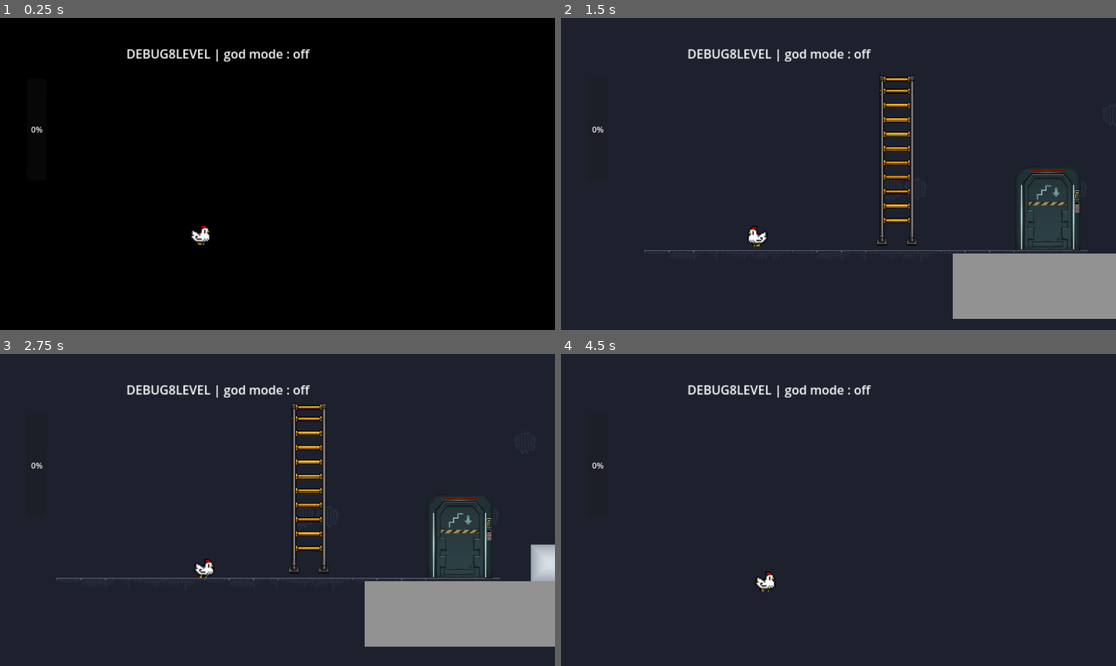
Above: before the commit, frames 1-4 (two rows, left to right).
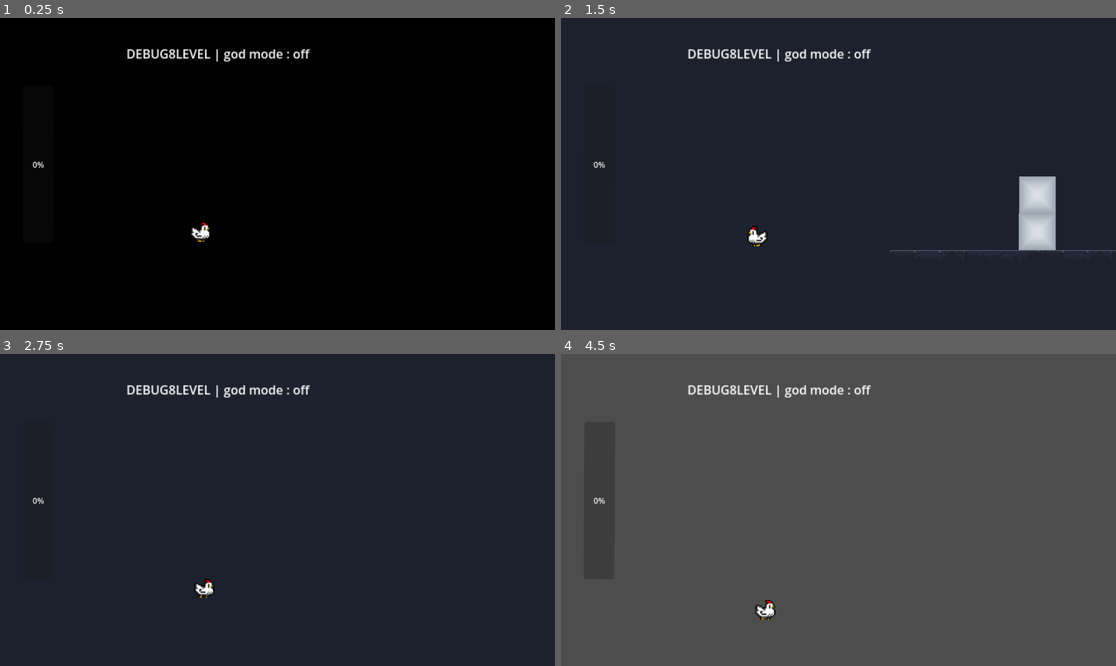
Above: after the commit, the same moments.

Repository: mgi-dev/size-them-up
Game: Godot game, scene res://scenes/levels/debug.tscn
Same seed, same stepped clock (60 frames per second), same inputs: the game is played once before the commit and once after it.
Inputs (mouse positions are in pixels of both pictures, inside the frame that each line leads up to):
- Up to frame 1 (0.25 s): no input
- Up to frame 2 (1.5 s): move the mouse to (960, 158) at 0.52 s; hold Right mouse button (size_down) 0.53-1.28 s; hold A (player_move_right) from 0.53 s (still down); tap Space (player_jump) at 0.77 s; click (960, 158) at 0.8 s; move the mouse to (727, 189) at 1.27 s; click (727, 189) at 1.35 s
- Up to frame 3 (2.75 s): tap Space (player_jump) at 1.52 s; right-click (166, 525) at 1.55 s; move the mouse to (333, 441) at 2.02 s; release A (player_move_right) at 2.03 s; hold D (player_move_left) from 2.03 s (still down); hold Tab (change_resize_mode) from 2.03 s (still down); click (333, 441) at 2.3 s
- Up to frame 4 (4.5 s): move the mouse to (810, 572) at 2.77 s; release D (player_move_left) at 2.78 s; release Tab (change_resize_mode) at 2.78 s; hold A (player_move_right) 2.78-4.28 s; tap E (interact) at 2.85 s; tap Space (player_jump) at 3.02, 3.77 s; right-click (810, 572) at 3.05 s; move the mouse to (1005, 556) at 3.52 s; hold W (player_climb) 3.53-4.28 s; click (1005, 556) at 3.8 s; move the mouse to (672, 463) at 4.27 s; hold D (player_move_left) from 4.28 s (still down); right-click (672, 463) at 4.35 s

The runs differ from the first frame. In frame 1, 0.2% of the frame differs, in the area x 5-38%, y 34-73%; in frame 2, 9.9%; in frame 3, 11%; in frame 4, 100%, in the area x 0-100%, y 0-100%.

Commit message:
Add the marvelous quadri detector

Diff:
--- a/scenes/levels/debug.tscn
+++ b/scenes/levels/debug.tscn
@@ -4,36 +4,34 @@
 [ext_resource type="PackedScene" uid="uid://c513vd3w5aj6j" path="res://scenes/resizable/rect_resizable.tscn" id="2_p0r41"]
 [ext_resource type="PackedScene" uid="uid://nyjv81jh5kks" path="res://scenes/landscape/Ladder.tscn" id="3_ulekh"]
 [ext_resource type="PackedScene" uid="uid://dolyu31t53k65" path="res://scenes/landscape/GreyBloc.tscn" id="4_xs65t"]
-[ext_resource type="PackedScene" uid="uid://bvdw55jt5odq4" path="res://scenes/resizable/flying_rect.tscn" id="5_04m7m"]
 [ext_resource type="PackedScene" uid="uid://dcob4prj3ngv" path="res://scenes/landscape/door.tscn" id="7_gd5e8"]
 
 [node name="DEBUG8LEVEL" unique_id=1818539085 instance=ExtResource("1_nwlxf")]
 
 [node name="Player" parent="." index="1" unique_id=217472232]
-position = Vector2(256, 528)
+position = Vector2(-63, 607)
 
 [node name="TileMap" parent="." index="2" unique_id=1431608523]
 layer_0/tile_data = PackedInt32Array(2686965, 0, 1, 2686966, 65536, 1, 2686967, 131072, 1, 2686968, 196608, 1, 2686969, …(931 unchanged characters)…
 
-[node name="ResizableV2" parent="." index="4" unique_id=2113696681 instance=ExtResource("2_p0r41")]
-position = Vector2(831.99994, 360)
-scale = Vector2(2.3013175, 8.583436)
+[node name="ResizableV5" parent="." index="4" unique_id=1073293426 instance=ExtResource("2_p0r41")]
+position = Vector2(644, 616)
 
-[node name="ResizableV4" parent="." index="5" unique_id=2125065801 instance=ExtResource("2_p0r41")]
-position = Vector2(464, 539)
-
-[node name="ResizableV5" parent="." index="6" unique_id=1073293426 instance=ExtResource("2_p0r41")]
-position = Vector2(544, 560)
-
-[node name="Ladder" parent="." index="7" unique_id=1163521122 instance=ExtResource("3_ulekh")]
+[node name="Ladder" parent="." index="5" unique_id=1163521122 instance=ExtResource("3_ulekh")]
 position = Vector2(152, 528)
 
-[node name="GreyBloc2" parent="." index="8" unique_id=555845978 instance=ExtResource("4_xs65t")]
+[node name="GreyBloc2" parent="." index="6" unique_id=555845978 instance=ExtResource("4_xs65t")]
 position = Vector2(801, 687)
 scale = Vector2(3.0043395, 0.2203301)
 
-[node name="FlyingRect" parent="." index="9" unique_id=116391965 instance=ExtResource("5_04m7m")]
-position = Vector2(624, 440)
+[node name="Door2" parent="." index="8" unique_id=1108318652 instance=ExtResource("7_gd5e8")]
+position = Vector2(347, 586)
 
-[node name="Door2" parent="." index="11" unique_id=1108318652 instance=ExtResource("7_gd5e8")]
-position = Vector2(347, 586)
+[node name="GreyBloc" parent="." index="9" unique_id=679450733 instance=ExtResource("4_xs65t")]
+position = Vector2(712, 386)
+
+[node name="ResizableV2" parent="." index="10" unique_id=2113696681 instance=ExtResource("2_p0r41")]
+position = Vector2(15, 607)
+
+[node name="ResizableV3" parent="." index="11" unique_id=734807270 instance=ExtResource("2_p0r41")]
+position = Vector2(15, 536)
--- /dev/null
+++ b/scenes/resizable/quadri_detector_2000.gd
@@ -0,0 +1,57 @@
+extends Node2D
+
+class_name QuadriDetector
+
+@onready var top_detector = $TopShapeCast2D
+@onready var bottom_detector = $BottomShapeCast2D
+@onready var right_detector = $RightShapeCast2D
+@onready var left_detector = $LeftShapeCast2D
+
+@onready var all_detector = [top_detector, bottom_detector, right_detector, left_detector]
+
+@onready var ignore_list = []
+
+# Called when the node enters the scene tree for the first time.
+func _ready():
+	pass # Replace with function body.
+
+
+# Called every frame. 'delta' is the elapsed time since the previous frame.
+func _process(delta):
+	pass
+
+
+func ignore(to_ignore):
+	ignore_list.append(to_ignore)
+
+
+
+func is_shape_blocked() -> bool:
+	print("top : ", is_something_colliding(top_detector))
+	print("bottom : ", is_something_colliding(bottom_detector))
+	print("left : ", is_something_colliding(left_detector))
+	print("right : ", is_something_colliding(right_detector))
+	if is_something_colliding(top_detector) and is_something_colliding(bottom_detector):
+		return true
+	if is_something_colliding(left_detector) and is_something_colliding(right_detector):
+		return true
+	return false
+
+
+func is_something_colliding(detector: ShapeCast2D):
+	for i in range(detector.get_collision_count()):
+		var collider = detector.get_collider(i)
+		if collider not in ignore_list:
+			print(collider, ignore, collider not in ignore_list)
+
+			return true
+	return false
+
+
+func is_player_colliding():
+	for detector in all_detector:
+		for i in range(detector.get_collision_count()):
+			var collider = detector.get_collider(i)
+			if collider is Player:
+				return true
+	return false
--- a/scenes/resizable/rect_resizable.tscn
+++ b/scenes/resizable/rect_resizable.tscn
@@ -2,6 +2,7 @@
 
 [ext_resource type="Script" uid="uid://dm3of42vqtu4u" path="res://scenes/resizable/resizable_v_2.gd" id="1_27yq0"]
 [ext_resource type="Texture2D" uid="uid://b30i0atbl10hn" path="res://assets/images/rect_white_48.png" id="2_1sivu"]
+[ext_resource type="Script" uid="uid://b3wpdew1o2r4p" path="res://scenes/resizable/quadri_detector_2000.gd" id="2_n17qm"]
 [ext_resource type="Shader" uid="uid://bbvqq5xavboub" path="res://scenes/resizable/rect_resizable.gdshader" id="2_qowmo"]
 
 [sub_resource type="RectangleShape2D" id="RectangleShape2D_27yq0"]
@@ -9,28 +10,53 @@
 
 [sub_resource type="RectangleShape2D" id="RectangleShape2D_08c7m"]
 
+[sub_resource type="RectangleShape2D" id="RectangleShape2D_ova4c"]
+
+[sub_resource type="RectangleShape2D" id="RectangleShape2D_kaa7u"]
+
+[sub_resource type="RectangleShape2D" id="RectangleShape2D_w2r6q"]
+
 [sub_resource type="ShaderMaterial" id="ShaderMaterial_qowmo"]
 shader = ExtResource("2_qowmo")
 shader_parameter/mode = 2
 shader_parameter/edge_color = Color(0.37254903, 0.41960785, 0.47843137, 1)
 shader_parameter/center_color = Color(0.8509804, 0.8784314, 0.9019608, 1)
 
-[node name="ResizableV2" type="RigidBody2D" unique_id=2113696681 node_paths=PackedStringArray("sprite", "hitbox", "player_detector")]
+[node name="ResizableV2" type="RigidBody2D" unique_id=2113696681 node_paths=PackedStringArray("sprite", "hitbox", "collision_detector")]
 contact_monitor = true
 max_contacts_reported = 5
 script = ExtResource("1_27yq0")
 sprite = NodePath("Sprite2D")
 hitbox = NodePath("CollisionShape2D")
-player_detector = NodePath("CollisionShape2D/ShapeCast2D")
+collision_detector = NodePath("CollisionShape2D")
 
 [node name="CollisionShape2D" type="CollisionShape2D" parent="." unique_id=1724077664]
 shape = SubResource("RectangleShape2D_27yq0")
+script = ExtResource("2_n17qm")
 
-[node name="ShapeCast2D" type="ShapeCast2D" parent="CollisionShape2D" unique_id=1057187883]
-position = Vector2(-0.15621983, -21.234625)
-scale = Vector2(2.4, -0.283)
+[node name="TopShapeCast2D" type="ShapeCast2D" parent="CollisionShape2D" unique_id=1057187883]
+position = Vector2(-0.15621983, -20.234625)
+scale = Vector2(2.1200004, -0.283)
 shape = SubResource("RectangleShape2D_08c7m")
-target_position = Vector2(0, 15)
+target_position = Vector2(0.07368858, 9.771637)
+
+[node name="BottomShapeCast2D" type="ShapeCast2D" parent="CollisionShape2D" unique_id=606651840]
+position = Vector2(0, 18.000002)
+scale = Vector2(2.0400012, 0.55999875)
+shape = SubResource("RectangleShape2D_ova4c")
+target_position = Vector2(0, 5)
+
+[node name="RightShapeCast2D" type="ShapeCast2D" parent="CollisionShape2D" unique_id=1019105073]
+position = Vector2(14, 0)
+scale = Vector2(0.4000002, 2.0399992)
+shape = SubResource("RectangleShape2D_kaa7u")
+target_position = Vector2(19.999989, 0)
+
+[node name="LeftShapeCast2D" type="ShapeCast2D" parent="CollisionShape2D" unique_id=1531560144]
+position = Vector2(-16, 0)
+scale = Vector2(1, 2.1199987)
+shape = SubResource("RectangleShape2D_w2r6q")
+target_position = Vector2(0, 0)
 
 [node name="Sprite2D" type="Sprite2D" parent="." unique_id=1983694559]
 material = SubResource("ShaderMaterial_qowmo")
--- a/scenes/resizable/resizable_v_2.gd
+++ b/scenes/resizable/resizable_v_2.gd
@@ -4,7 +4,7 @@
 
 @export var sprite: Sprite2D
 @export var hitbox: CollisionShape2D
-@export var player_detector: ShapeCast2D
+@export var collision_detector: QuadriDetector
 
 
 var RESIZE_SPEED: float = 0.01
@@ -36,9 +36,9 @@
 
 	sprite.scale = initial_scale_transform
 	hitbox.scale = initial_scale_transform
-	if player_detector:
-		player_detector.target_position.y = hitbox.position.y + 5
-		player_detector.force_shapecast_update()
+	if collision_detector:
+		collision_detector.ignore(self)
+
 
 	SignalBus.resize_ray_resize_up.connect(resize_up)
 	SignalBus.resize_ray_resize_down.connect(resize_down)
@@ -75,7 +75,7 @@
 
 
 func can_size_up() -> bool:
-	return GameState.can_size_up() and !is_player_colliding()
+	return GameState.can_size_up() and !is_player_colliding() and !collision_detector.is_shape_blocked()
 
 
 func can_size_down() -> bool:
@@ -120,9 +120,7 @@
 		else:
 			freeze = false
 		hitbox.scale = initial_scale_transform * new_scale_muliplier_vector
-		if player_detector:
-			player_detector.target_position.y = hitbox.position.y + 5
-			player_detector.force_shapecast_update()
+
 		current_scale_muliplier_vector = new_scale_muliplier_vector
 	else:
 		freeze = false
@@ -136,14 +134,14 @@
 
 
 func is_player_colliding():
-	if not player_detector:
+	if collision_detector:
+		var colliding = collision_detector.is_player_colliding()
+		print(colliding)
+		if colliding:
+			SignalBus.game_event_happened.emit(Enums.GAME_EVENT.PLAYER_CLOSE_TO_RESIZABLE)
+		return colliding
+	else:
 		return false
-	for i in range(player_detector.get_collision_count()):
-		var collider = player_detector.get_collider(i)
-		if collider is Player:
-			SignalBus.game_event_happened.emit(Enums.GAME_EVENT.PLAYER_CLOSE_TO_RESIZABLE)
-			return true
-	return false
 
 
 func parametrize_sprite_shader() -> void:
--- a/scenes/ui/hud.tscn
+++ b/scenes/ui/hud.tscn
@@ -8,12 +8,12 @@
 z_index = 50
 
 [node name="SizeGauge" parent="." unique_id=1367314203 instance=ExtResource("1_bo48s")]
-position = Vector2(-58, 24.000015)
+position = Vector2(-57.10001, 5.5000196)
 scale = Vector2(0.62962794, 0.6340091)
 
 [node name="SceneInfo" parent="." unique_id=1796122062 instance=ExtResource("2_8qguk")]
 position = Vector2(83, -137)
 
 [node name="WeaponSelector" parent="." unique_id=745918523 instance=ExtResource("3_136eg")]
-position = Vector2(-55.999992, -140)
+position = Vector2(-55.1, -136.5)
 scale = Vector2(0.116000004, 0.116)
--- a/scenes/ui/size_gauge/size_gauge.tscn
+++ b/scenes/ui/size_gauge/size_gauge.tscn
@@ -8,10 +8,10 @@
 script = ExtResource("1_mujeh")
 
 [node name="ProgressBar" type="ProgressBar" parent="." unique_id=250899039]
-offset_left = -18.480043
-offset_top = -210.39272
-offset_right = 19.657476
-offset_bottom = -1.5896912
+offset_left = -27.941196
+offset_top = -166.17659
+offset_right = 33.08389
+offset_bottom = 156.3239
 rotation = 0.00446105
 scale = Vector2(1.0359246, 1)
 max_value = 5.0
Not shown, added: scenes/resizable/quadri_detector_2000.gd.uid
